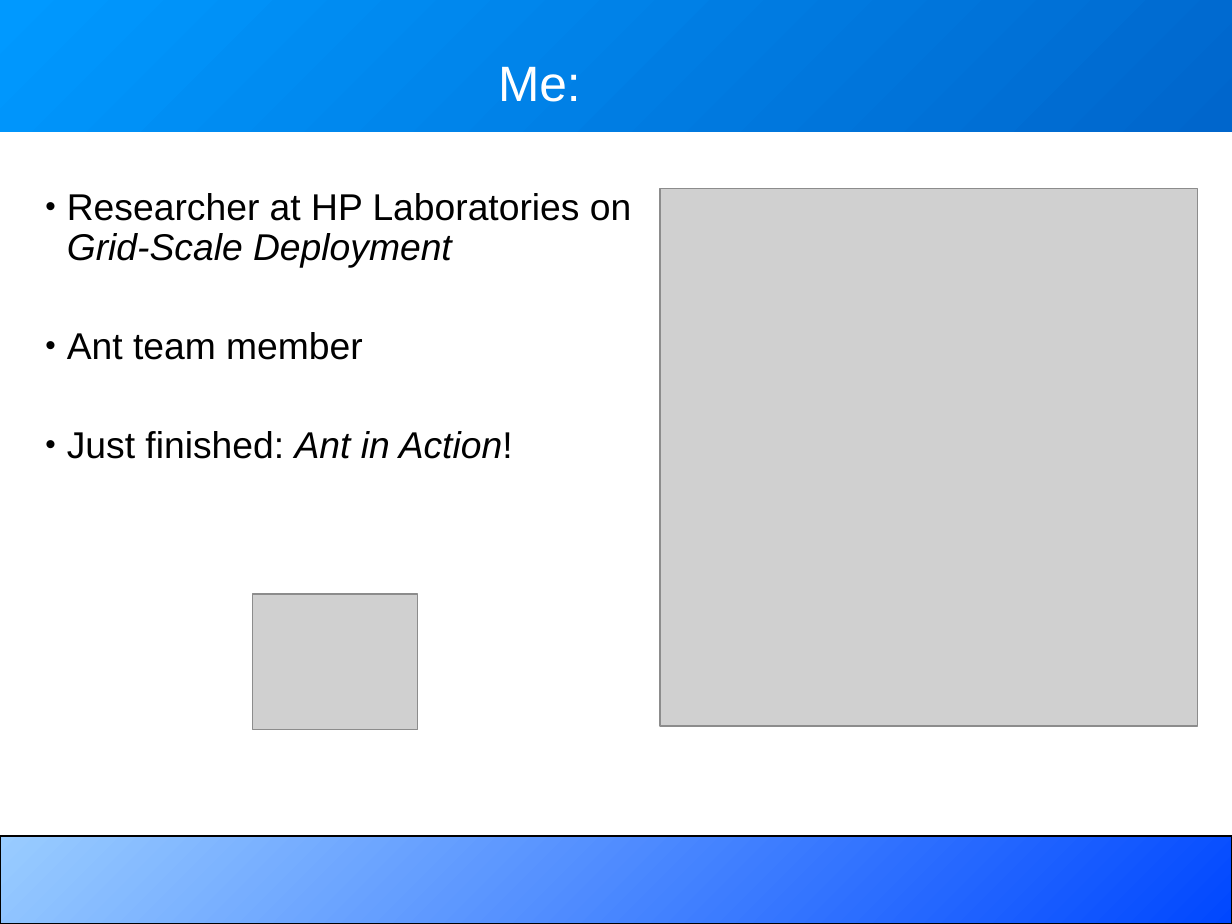
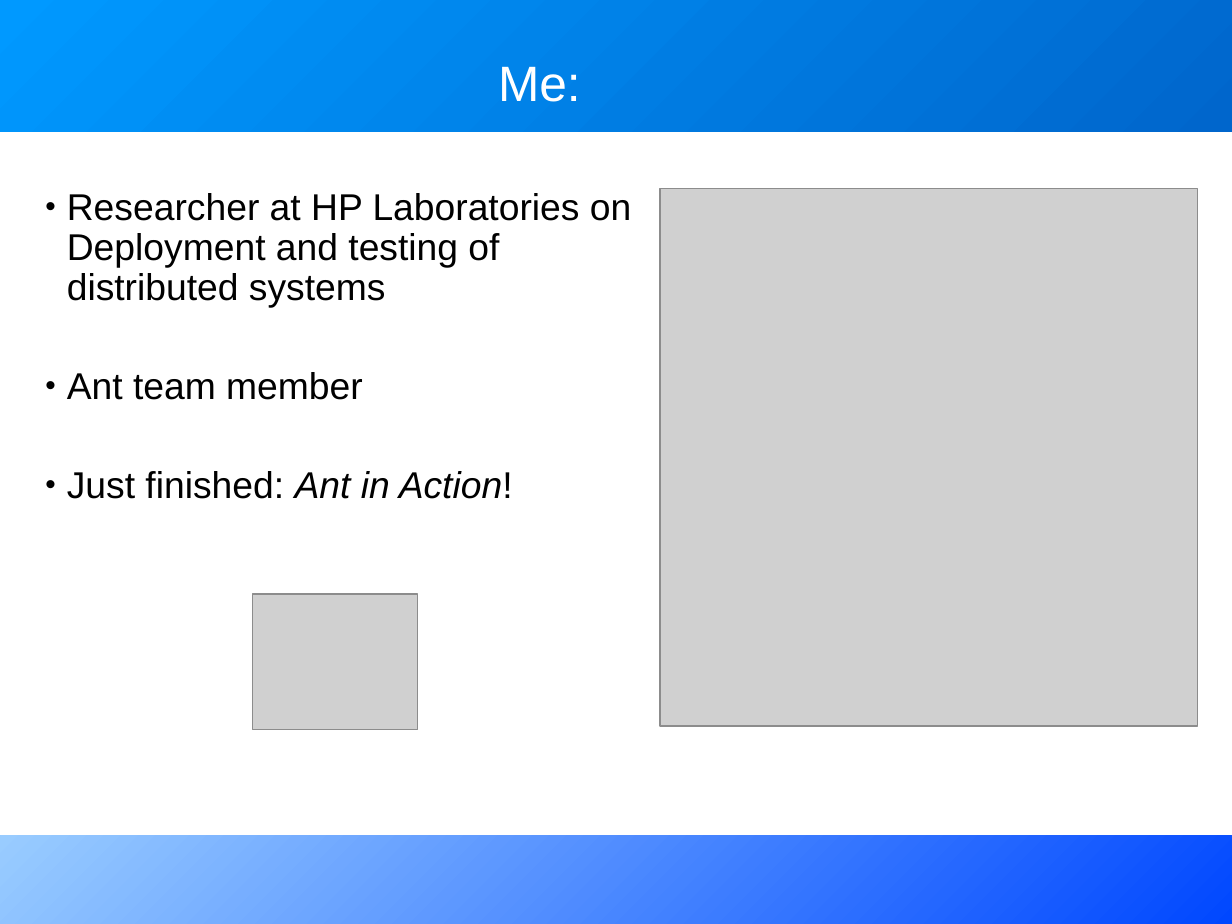
Before and after one commit to BeatrizTercero/repoSvnAnt, a slide deck: slide 2 of core/trunk/docs/slides/extending_ant.odp. Drawn at 1232x924 pixels with LibreOffice and Linux fonts; fonts in the diff are those of the drawing; grey boxes stand for pictures. Boxes give left, top, right and bottom in pixels: in the first picture for what was removed or moved away, otherwise in the second. Text is boxed around its words. In the diff, an @@ line names an element or a change of style, - is before the commit and + after.

```diff
--- a/core/trunk/docs/slides/extending_ant.odp
+++ b/core/trunk/docs/slides/extending_ant.odp
@@ text at box(67, 193, 631, 308): text changed @@
-• Researcher at HP Laboratories on
-  Grid-Scale Deployment
+• Researcher at HP Laboratories on
+  Deployment and testing of distributed systems
@@ rectangle at box(0, 836, 1232, 924): outline #000000 0.74 pt to none @@
```
Also in this commit, not shown: 16 other slides changed, 9 slides added, 1 slide removed.
